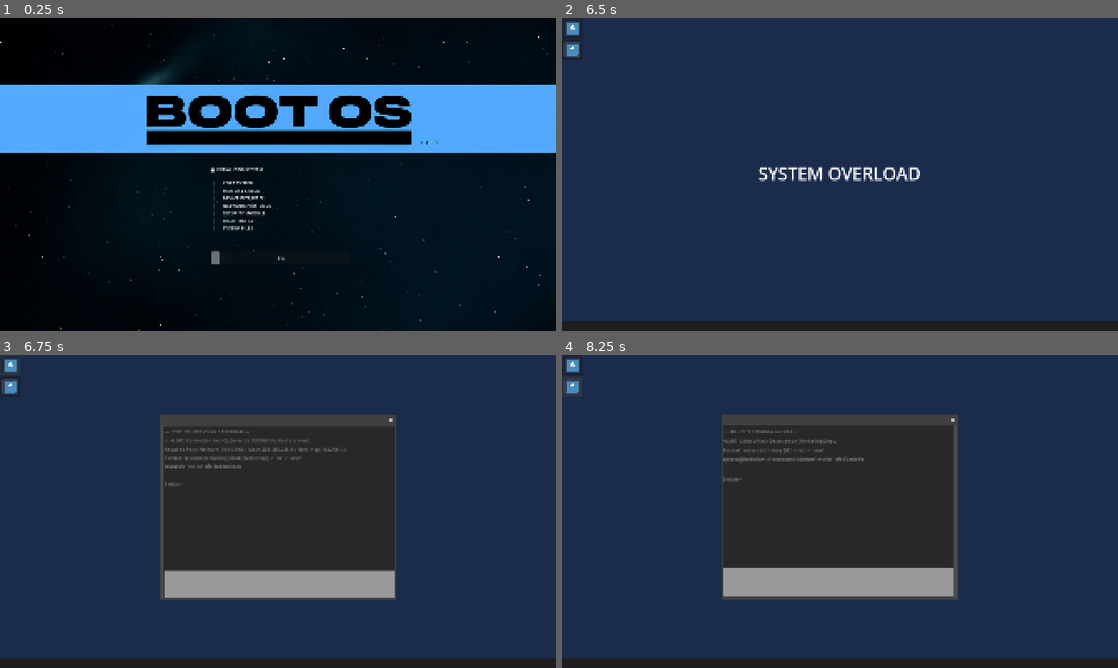
Above: before the commit, frames 1-4 (two rows, left to right).
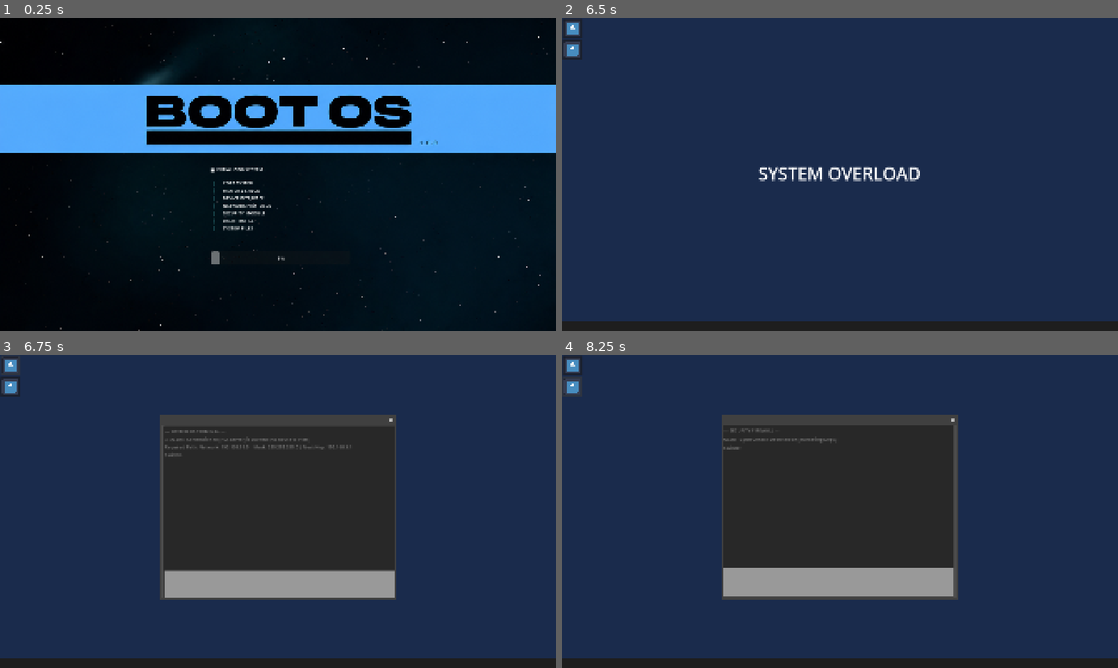
Above: after the commit, the same moments.

Repository: Bookza253/system_overload
Game: Godot game, scene res://start_screen.tscn
The game is run twice, just before and just after one commit, with the same random seed, the same clock (stepped at 60 frames per second) and the same inputs. The engine's default icon, where the game draws it, is replaced by a stand-in: a white triangle on a blue panel in a dark square.
Inputs (mouse positions are in pixels of both pictures, inside the frame that each line leads up to):
- Up to frame 1 (0.25 s): no input
- Up to frame 2 (6.5 s): move the mouse to (962, 158) at 0.52 s; move the mouse to (728, 190) at 1.27 s; move the mouse to (895, 105) at 2.02 s; move the mouse to (812, 237) at 2.77 s; move the mouse to (1006, 221) at 3.52 s; click "PRESS TO START" at 4.25 s; click "🟢 Training Mode" at 5 s; click "Firewall" at 5.75 s
- Up to frame 3 (6.75 s): click (11, 364) at 6.5 s
- Up to frame 4 (8.25 s): click (840, 583) at 7.27 s; type "12" at 7.35 s; click (573, 386) at 8 s

Frames 1-2 are identical in both runs. In frame 3, 0.8% of the frame differs, in the area x 29-64%, y 24-42%; in frame 4, 0.5%.

Commit message:
fix ip vlan

Diff:
--- a/firewall_module.gd
+++ b/firewall_module.gd
@@ -37,7 +37,7 @@
 		{"name": "Accounting", "ip": "192.168.1.50"},
 		{"name": "HR", "ip": "192.168.2.10"},
 		{"name": "Marketing", "ip": "192.168.3.99"},
-		{"name": "R&D", "ip": "10.0.0.4"}
+		{"name": "R&D", "ip": "192.168.4.25"}
 	]
 
 	var selected = departments[randi() % departments.size()]
@@ -45,10 +45,9 @@
 	target_ip = selected["ip"]
 
 	if log_text_edit:
-		log_text_edit.text = "--- SECURITY FIREWALL CLI V4.0 ---\n"
+		log_text_edit.text = "--- SECURITY FIREWALL ---\n"
 		log_text_edit.text += "ALERT: Cyber Attack Detected on [" + target_dept + " Dept.]\n"
-		log_text_edit.text += "Format: 'access-list 1 deny [IP]' -> 'ex' -> 'save'\n" # 🟢 อัปเดตฟอร์แมตคำสั่งใหม่
-		log_text_edit.text += "ดูตารางคู่มือเพื่อค้นหา IP ของแผนกนี้ แล้วพิมพ์ 'enable' เพื่อเริ่มสกัดกั้น\n\n"
+
 		_print_prompt()
 
 	if command_input:
--- a/pdpa_module.gd
+++ b/pdpa_module.gd
@@ -34,20 +34,17 @@
 		command_input.text = ""
 
 	# สุ่มอินเตอร์เฟสและไอพีขาออก (Public IP) ของ ISP
-	var interfaces = ["Gi0/0", "Gi0/1", "fa0/0"]
+	var interfaces = ["Gi0/1", "Gi0/2", "fa0/1"]
 	target_interface = interfaces[randi() % interfaces.size()]
 	target_acl = [1, 5, 10][randi() % 3]
 
-	var ip_list = ["203.0.113.1", "198.51.100.5", "202.12.99.4"]
+	var ip_list = ["192.168.1.50", "192.168.2.10", "192.168.3.99"]
 	public_ip = ip_list[randi() % ip_list.size()]
 
 	# ข้อความต้อนรับเข้าสู่ด่านและแจ้งคำสั่งโจทย์
-	var startup_msg = "--- GATEWAY ROUTER NAT CLI V5.2 ---\n"
+	var startup_msg = "--- GATEWAY SWITCH NAT ---\n"
 	startup_msg += "🚨 EMERGENCY: Internal users cannot access the Internet (No NAT Translation).\n"
-	startup_msg += "ISP Connection Link: " + target_interface + " | Assigned Public IP: " + public_ip + "\n"
-	startup_msg += "Allowed Local Traffic: Access-List " + str(target_acl) + "\n"
-	startup_msg += "Format: 'ip nat inside source list [เลขACL] interface [ชื่อพอร์ต] overload' -> 'ex' -> 'save'\n"
-	startup_msg += "พิมพ์คำสั่ง 'enable' เพื่อเข้ายึดสิทธิ์ระบบ...\n\n"
+
 
 	_write_to_terminal_safe(startup_msg)
 	_print_prompt()
--- a/router_module.gd
+++ b/router_module.gd
@@ -14,7 +14,7 @@
 var ping_success = false
 var is_game_over = false
 
-# 🔑 ระดับสถานะโหมด CLI (0: User Mode, 1: Privileged Mode, 2: Config Mode)
+# 🔑 ระดับสถานะโหมด CLI (0: User Mode, 1: Privileged Mode, 2: Config Mode, 3: Interface Mode)
 var current_cli_mode = 0
 
 # ==============================================================================
@@ -37,32 +37,30 @@
 	if command_input:
 		command_input.text = ""
 
-	var scenarios = ["Finance", "Engineering", "Guest_WiFi"]
+	var scenarios = ["Marketing", "Engineering", "Guest_WiFi"]
 	var selected = scenarios[randi() % scenarios.size()]
 
 	match selected:
-		"Finance":
+		"Marketing":
 			target_vlan = 10
 			target_port = "fa0/1"
-			target_ip = "10.10.10.254"
+			target_ip = "192.168.1.99"
 		"Engineering":
 			target_vlan = 20
 			target_port = "fa0/2"
-			target_ip = "10.20.20.254"
+			target_ip = "192.168.2.99"
 		"Guest_WiFi":
-			target_vlan = 99
+			target_vlan = 30
 			target_port = "fa0/5"
-			target_ip = "172.16.99.1"
-
-	if log_text_edit:
-		log_text_edit.text = "--- SWITCH OS V2.0 TERMINAL ---\n"
+			target_ip = "192.168.3.77"
+
+	if log_text_edit:
+		log_text_edit.text = "--- SWITCH OS TERMINAL ---\n"
 		log_text_edit.text += "Device Boot Completed. Ready for configuration...\n"
 		log_text_edit.text += "ALERT: Port " + target_port + " link-state changed to DOWN (VLAN Mismatch).\n"
-		log_text_edit.text += "Format: 'switchport access vlan [เลข]' -> 'ex' -> 'ping [IP]'\n"
-		log_text_edit.text += "Hint: พิมพ์คำสั่ง 'enable' เพื่อเริ่มต้น\n\n"
+
 		_print_prompt()
 
-	# 🟢 จุดที่ 1: เปิดด่านมาปุ๊บ ให้เคอร์เซอร์กระพริบรอที่ช่องพิมพ์ทันที
 	if command_input:
 		command_input.call_deferred("grab_focus")
 
@@ -73,6 +71,7 @@
 		0: log_text_edit.text += "Switch> "
 		1: log_text_edit.text += "Switch# "
 		2: log_text_edit.text += "Switch(config)# "
+		3: log_text_edit.text += "Switch(config-if)# " # 🟢 เพิ่ม Prompt โหมด Interface
 	_scroll_to_bottom()
 
 # 🚀 ฟังก์ชันเชื่อมสัญญาณกด Enter จากช่องพิมพ์ด้านล่าง (LineEdit_IP)
@@ -87,7 +86,6 @@
 	if raw_command == "":
 		_print_to_terminal("")
 		_print_prompt()
-		# 🟢 จุดที่ 2: ถ้ากด Enter เปล่า ๆ ให้ล็อกโฟกัสไว้ในเฟรมถัดไปทันที
 		if command_input:
 			command_input.call_deferred("grab_focus")
 		return
@@ -99,7 +97,6 @@
 
 	_process_cli_command(raw_command)
 
-	# 🟢 จุดที่ 3: บังคับเรียกโฟกัสกลับมาแบบดีเฟอร์หลังจากประมวลผลคำสั่งเสร็จสิ้น พิมพ์ต่อได้ยาว ๆ
 	if command_input:
 		command_input.call_deferred("grab_focus")
 
@@ -109,7 +106,7 @@
 	if current_cli_mode == 0:
 		if raw_command == "enable":
 			current_cli_mode = 1
-		elif raw_command.begins_with("ping ") or raw_command.begins_with("switchport ") or raw_command == "exit" or raw_command == "ex":
+		elif raw_command.begins_with("ping ") or raw_command.begins_with("interface ") or raw_command.begins_with("int ") or raw_command.begins_with("switchport ") or raw_command == "exit" or raw_command == "ex":
 			_print_to_terminal("% Command rejected: ต้องพิมพ์ 'enable' ก่อนเข้าจัดการระบบ")
 		else:
 			_print_to_terminal("% Unknown command. (พิมพ์ 'enable' เพื่อเริ่มต้น)")
@@ -134,29 +131,52 @@
 				ping_success = false
 				_print_to_terminal("Request timed out.")
 				_print_to_terminal("📊 Ping statistics: Lost = 100% (Destination Host Unreachable)")
-		elif raw_command.begins_with("switchport "):
+		elif raw_command.begins_with("interface ") or raw_command.begins_with("int ") or raw_command.begins_with("switchport "):
 			_print_to_terminal("% Command rejected: กรุณาเข้าโหมด Config โดยพิมพ์ 'conf t' ก่อน")
-		elif raw_command == "exit" or raw_command == "ex": # รองรับตัวย่อโหมด 1
+		elif raw_command == "exit" or raw_command == "ex":
 			_print_to_terminal("% Connection closed.")
 		else:
 			_print_to_terminal("% Unknown command. (พิมพ์ 'conf t' หรือ 'ping [IP]')")
 
 	# 🟢 โหมดที่ 2: Global Configuration Mode
 	elif current_cli_mode == 2:
+		# ตรวจสอบการพิมพ์เข้า Port (รองรับทั้งคำเต็ม 'interface' และคำย่อ 'int')
+		if raw_command.begins_with("interface ") or raw_command.begins_with("int "):
+			var port_arg = raw_command.replace("interface ", "").replace("int ", "").strip_edges()
+
+			# แปลงฟอร์แมตตัวย่อ (เช่น fa 0/1 หรือ fa0/1 ให้เข้าใจตรงกัน)
+			var check_port = port_arg.replace(" ", "")
+			var target_check = target_port.replace(" ", "")
+
+			if check_port == target_check:
+				current_cli_mode = 3 # ➡️ ย้ายเข้าสู่โหมด Interface
+				_print_to_terminal("Entered Interface configuration mode.")
+			else:
+				trigger_game_over("PORT ERROR:\nคุณเข้าพอร์ตผิดพลาด! พอร์ตนี้ไม่ได้เชื่อมต่อกับเป้าหมายที่เกิดปัญหา")
+				return
+
+		elif raw_command.begins_with("switchport access vlan "):
+			_print_to_terminal("% Command rejected: ต้องพิมพ์เข้าพอร์ตก่อน เช่น 'int " + target_port + "'")
+		elif raw_command == "exit" or raw_command == "ex":
+			current_cli_mode = 1
+			_print_to_terminal("Leaving Configuration Mode.")
+		else:
+			_print_to_terminal("% Invalid syntax. (คำสั่งที่รองรับในโหมดนี้: 'interface [ชื่อพอร์ต]', 'ex')")
+
+	# 🟢 โหมดที่ 3: Interface Configuration Mode (โหมดที่เพิ่มขึ้นมาใหม่)
+	elif current_cli_mode == 3:
 		if raw_command.begins_with("switchport access vlan "):
 			var vlan_arg = raw_command.replace("switchport access vlan ", "").strip_edges()
 			if vlan_arg == str(target_vlan):
 				current_vlan_configured = true
 				_print_to_terminal("Success: Interface " + target_port + " moved to VLAN " + vlan_arg + ".")
-				_print_to_terminal("ℹ️ [System]: ตั้งค่าเสร็จแล้ว พิมพ์ 'ex' เพื่อถอยกลับไปลอง ping")
+				_print_to_terminal("ℹ️ [System]: ตั้งค่าเสร็จแล้ว พิมพ์ 'ex' ถอยออกไปเรื่อยๆ จนถึงโหมดปกติเพื่อลอง ping")
 			else:
 				trigger_game_over("VLAN CRASH:\nคุณใส่หมายเลข VLAN ผิดพลาด ทำให้ระบบลูปชนกันเสียหาย!")
 				return
-		elif raw_command == "exit" or raw_command == "ex": # 🟢 เพิ่มให้โหมดนี้รองรับตัวย่อ 'ex' ด้วย
-			current_cli_mode = 1
-			_print_to_terminal("Leaving Configuration Mode.")
-		elif raw_command.begins_with("ping "):
-			_print_to_terminal("% Command rejected: ใช้คำสั่ง ping ในโหมด Config ไม่ได้ กรุณาพิมพ์ 'ex' ก่อน")
+		elif raw_command == "exit" or raw_command == "ex":
+			current_cli_mode = 2 # ⬅️ ถอยกลับมาที่โหมด Global Config ก่อนหนึ่งขั้น
+			_print_to_terminal("Leaving Interface configuration mode.")
 		else:
 			_print_to_terminal("% Invalid syntax. (คำสั่งที่รองรับในโหมดนี้: 'switchport access vlan [เลข]', 'ex')")
 
--- a/task_manager_module.gd
+++ b/task_manager_module.gd
@@ -37,9 +37,9 @@
 
 	# สุ่มเลือก Scenario เส้นทางเน็ตเวิร์กที่ล่ม
 	var scenarios = [
-		{"dest": "HQ_Server", "net": "10.10.10.0", "mask": "255.255.255.0", "next": "192.168.1.1"},
-		{"dest": "Branch_Office", "net": "172.16.50.0", "mask": "255.255.255.0", "next": "10.0.0.2"},
-		{"dest": "Cloud_Storage", "net": "8.8.8.0", "mask": "255.255.255.0", "next": "192.168.10.254"}
+		{"dest": "HQ_Server", "net": "192.168.55.0", "mask": "255.255.255.0", "next": "192.168.1.1"},
+		{"dest": "Branch_Office", "net": "192.168.50.0", "mask": "255.255.255.0", "next": "192.168.2.55"},
+		{"dest": "Cloud_Storage", "net": "192.168.71.0", "mask": "255.255.255.0", "next": "192.168.10.254"}
 	]
 
 	var selected = scenarios[randi() % scenarios.size()]
@@ -49,11 +49,9 @@
 	target_next_hop = selected["next"]
 
 	if log_text_edit:
-		log_text_edit.text = "--- CORE ROUTER OS V4.0 TERMINAL ---\n"
+		log_text_edit.text = "--- SWITCH OS TERMINAL ---\n"
 		log_text_edit.text += "⚠️ ALERT: Connection to [" + destination_name + "] is DOWN! (No Route to Host)\n"
 		log_text_edit.text += "Required Path: Network: " + target_network + " | Mask: " + target_mask + " | Next-Hop: " + target_next_hop + "\n"
-		log_text_edit.text += "Format: 'ip route [Network] [Mask] [Next-Hop]' -> 'ex' -> 'save'\n"
-		log_text_edit.text += "พิมพ์คำสั่ง 'enable' เพื่อเริ่มจัดการระบบ\n\n"
 		_print_prompt()
 
 	if command_input:
